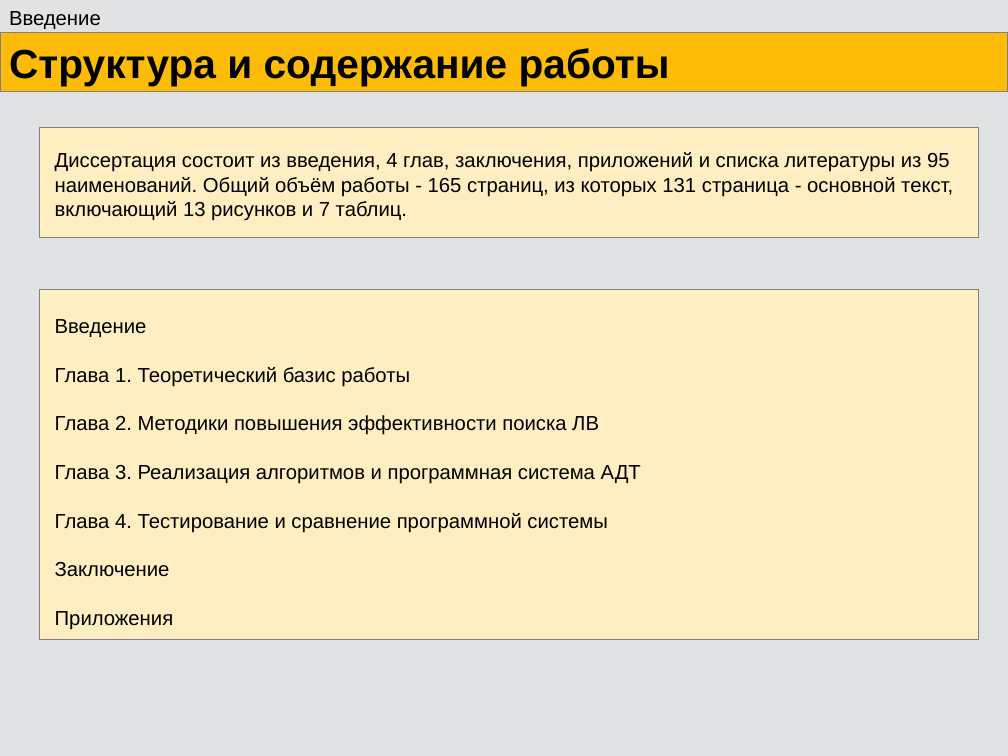
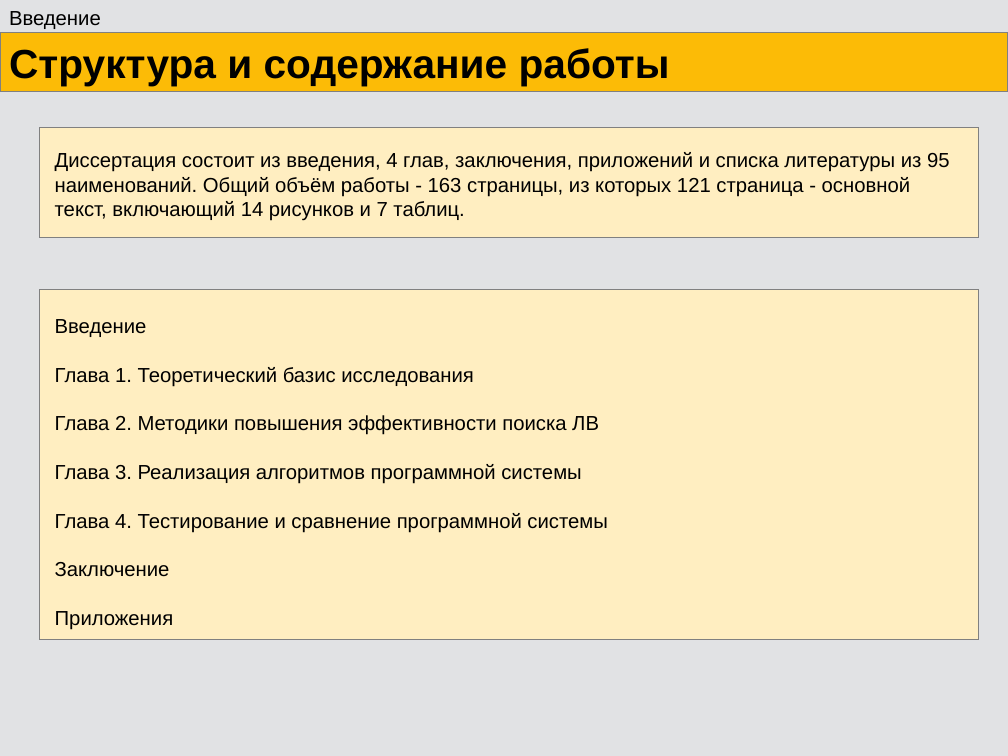
Before and after one commit to eugeneai/prisnif, a slide deck: slide 16 of brick/pres/pacman.odp. Drawn at 1008x756 pixels with LibreOffice and Linux fonts; fonts in the diff are those of the drawing. Boxes give left, top, right and bottom in pixels: in the first picture for what was removed or moved away, otherwise in the second. Text is boxed around its words. In the diff, an @@ line names an element or a change of style, - is before the commit and + after.

```diff
--- a/brick/pres/pacman.odp
+++ b/brick/pres/pacman.odp
@@ text at (x1=55, y1=152, x2=950, y2=221): text changed @@
-Диссертация состоит из введения, 4 глав, заключения, приложений и списка литературы из 95 наименований. Общий объём работы - 165 страниц, из которых 131 страница - основной текст, включающий 13 рисунков и 7 таблиц.
+Диссертация состоит из введения, 4 глав, заключения, приложений и списка литературы из 95 наименований. Общий объём работы - 163 страницы, из которых 121 страница - основной текст, включающий 14 рисунков и 7 таблиц.
@@ text at (x1=55, y1=367, x2=474, y2=387): text changed @@
-Глава 1. Теоретический базис работы
+Глава 1. Теоретический базис исследования
@@ text at (x1=55, y1=464, x2=581, y2=484): text changed @@
-Глава 3. Реализация алгоритмов и программная система АДТ
+Глава 3. Реализация алгоритмов программной системы
```
Also in this commit, not shown: 18 other slides changed, 3 slides added, 13 other files.
